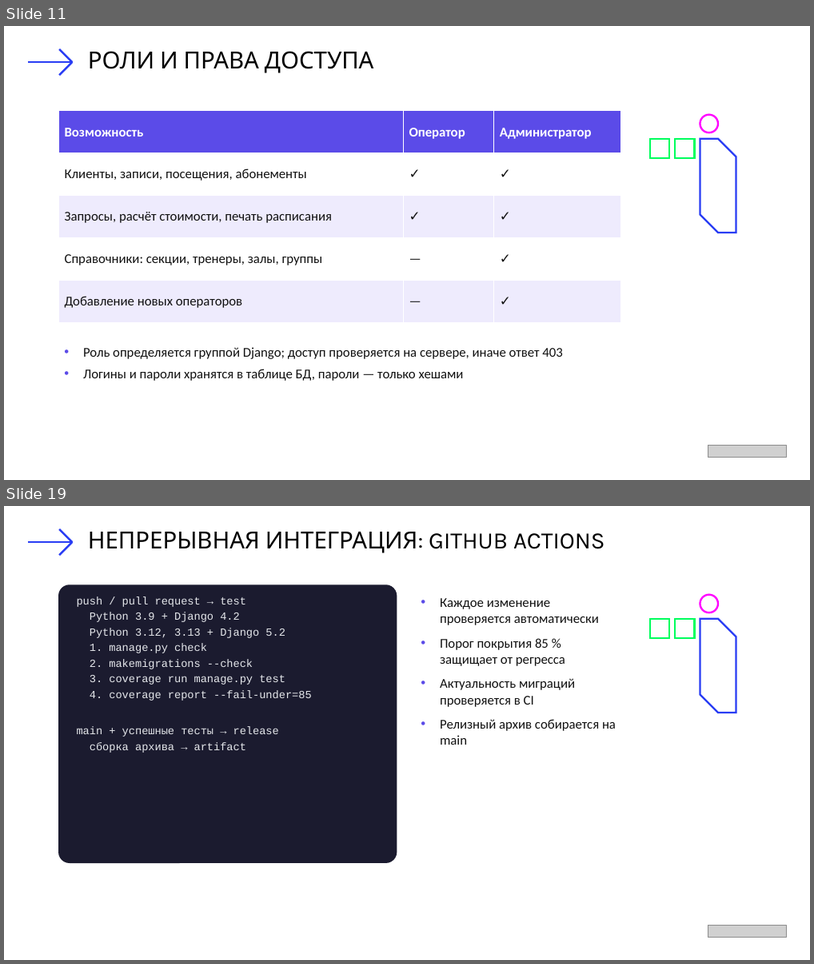
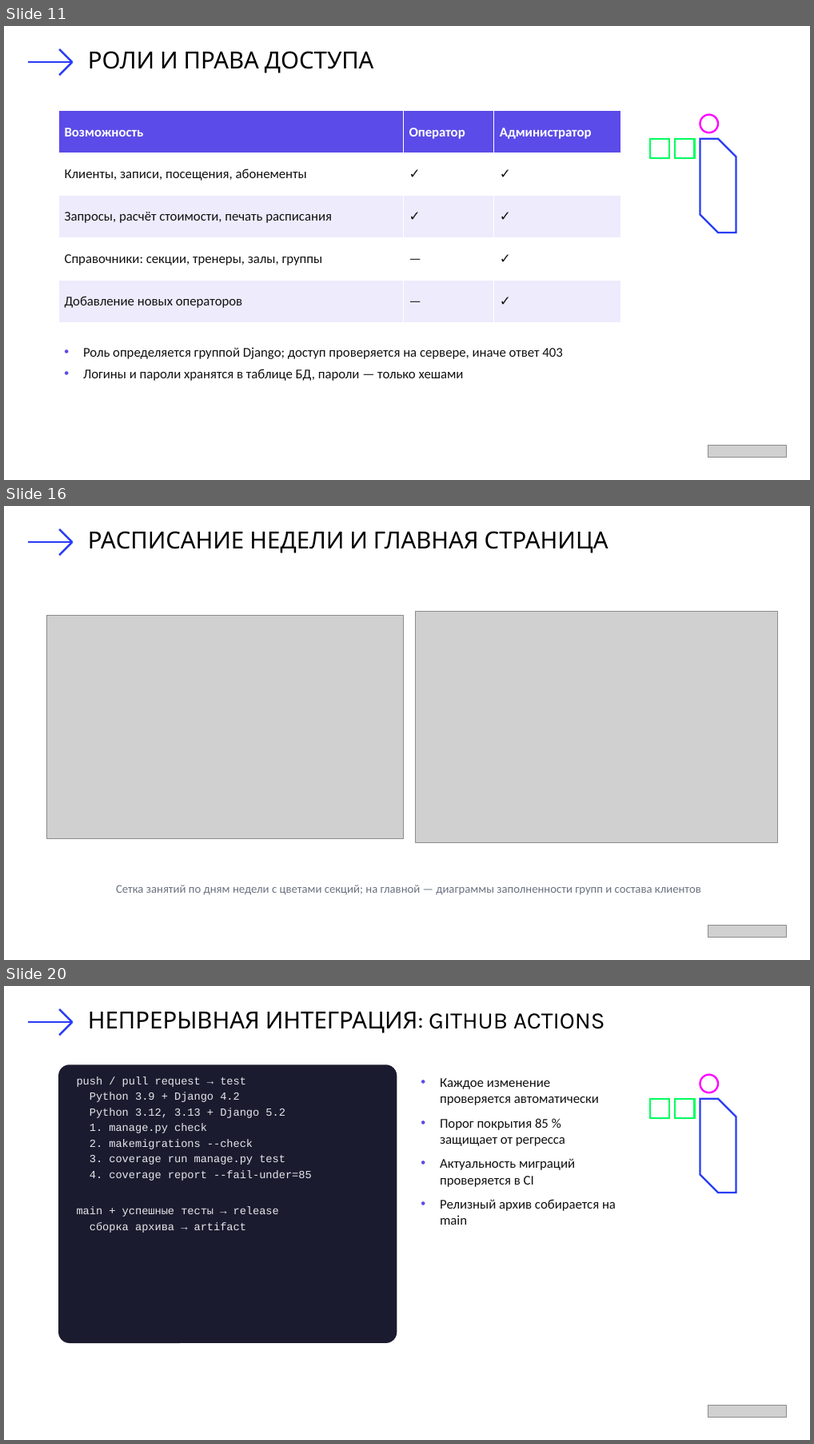
Before and after one commit to Uzalov-Gamid/sport-club, a slide deck: docs/Презентация_Спортивный_клуб.pptx. Shown one above the other, each under a label of ours: slides 11 and 19 before the commit, slides 11, 16 and 20 after it; the slides between them are not shown. The pictures are 814x964 and 814x1444 pixels, drawn with LibreOffice and Linux fonts; fonts in the diff are those of the drawing; grey boxes stand for pictures. Boxes give left, top, right and bottom in pixels: in the first picture for what was removed or moved away, otherwise in the second. Text is boxed around its words. In the diff, an @@ line names an element or a change of style, - is before the commit and + after.

```diff
--- a/docs/Презентация_Спортивный_клуб.pptx
+++ b/docs/Презентация_Спортивный_клуб.pptx
@@ slide 16 added at box(4, 506, 810, 960), background #FFFFFF @@
@@ line added from (72, 542) to (59, 529), #293DF4 2.25 pt @@
@@ line added from (28, 542) to (72, 542), #293DF4 2.25 pt @@
@@ line added from (72, 542) to (59, 555), #293DF4 2.25 pt @@
@@ text added at box(88, 531, 609, 553), 28 pt, text #000000 @@
+РАСПИСАНИЕ НЕДЕЛИ И ГЛАВНАЯ СТРАНИЦА
@@ picture added at box(46, 616, 403, 839) @@
@@ picture added at box(415, 612, 778, 842) @@
@@ text added at box(116, 884, 702, 895), 14 pt, text #6B7280 @@
+Сетка занятий по дням недели с цветами секций; на главной — диаграммы заполненности групп и состава клиентов
@@ picture added at box(709, 924, 787, 936) @@
@@ what was slide 19 is now slide 20 @@
```
Also in this commit, not shown: 9 slides changed, 1 slide removed, 3 other files.
